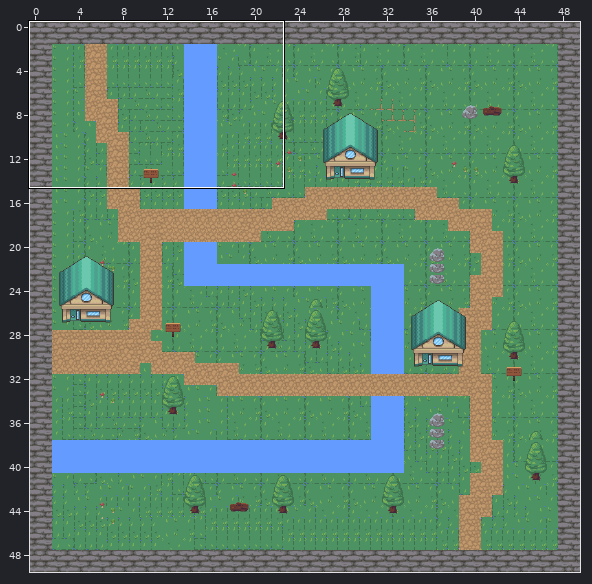
A Tiled map gets an edit: map/world.tmx. Above, an overview of the earlier version with the close-up marked.
Close-up. The starting point:
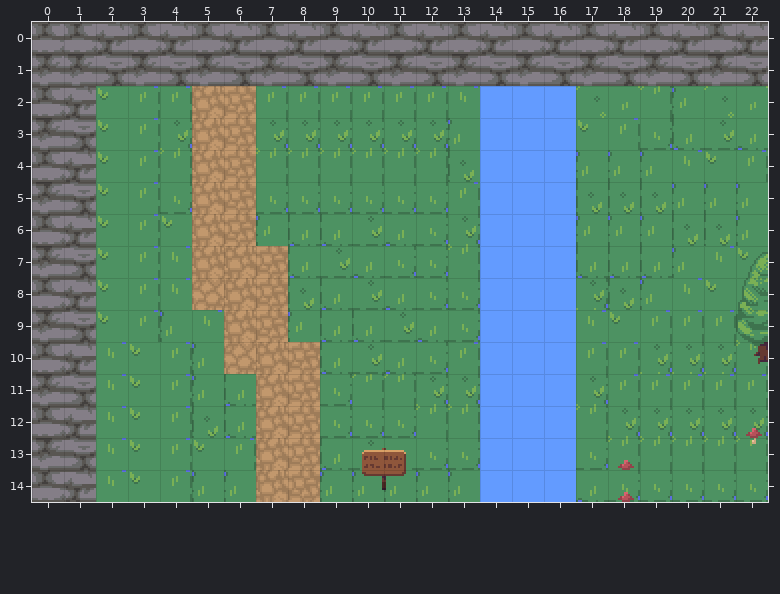
Cells are 16x16 px. Shown: x 0..22, y 0..14.
And afterwards:
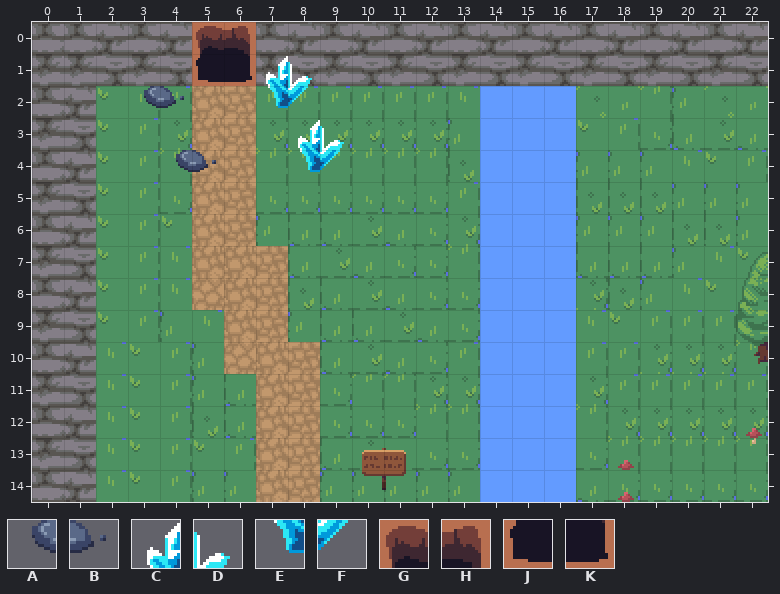
Key: from "dungeon": A 28, B 29, C 74, D 75, E 90, F 91, G 166, H 167, J 182, K 183.
_ is an empty cell.
Commit: 3 salles (2house ° dungeon)
Edits made:
Layer "house":
Tile A is added in row 2 at x 3; in row 4 at x 4.
Tile B is added in row 2 at x 4; in row 4 at x 5.
Tile C is added in row 1 at x 7; in row 3 at x 8.
Tile D is added in row 1 at x 8; in row 3 at x 9.
Tile E is added in row 2 at x 7; in row 4 at x 8.
Tile F is added in row 2 at x 8; in row 4 at x 9.
Tile G is added in row 0 at x 5.
Tile H is added in row 0 at x 6.
Tile J is added in row 1 at x 5.
Tile K is added in row 1 at x 6.
